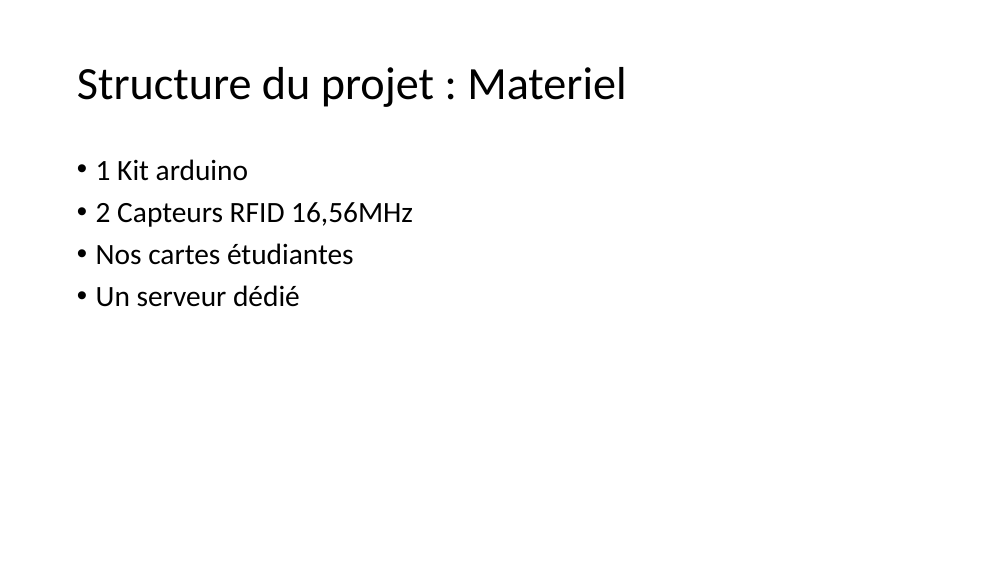
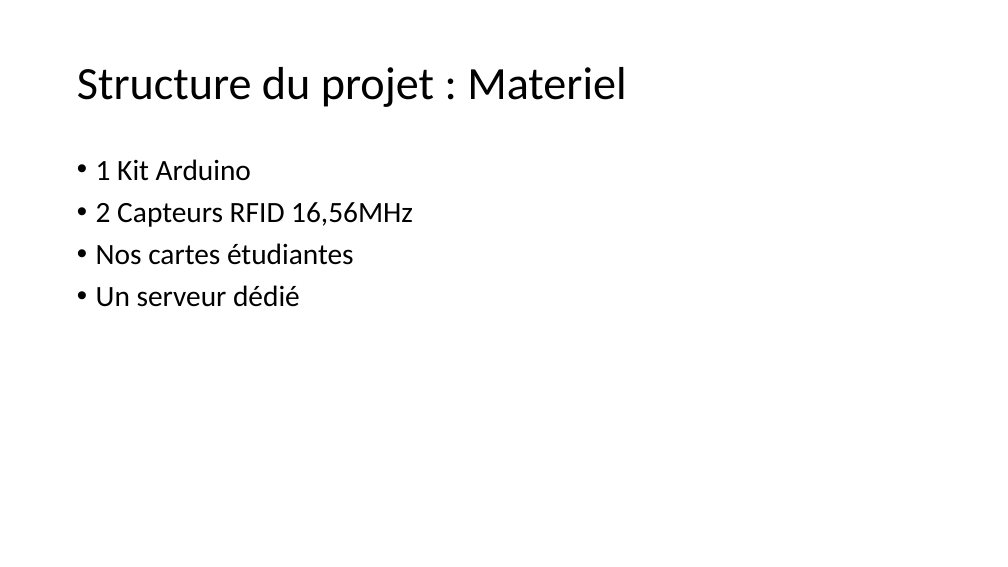
Before and after one commit to MazeWave/CSF-L1, a slide deck: slide 3 of Valuence Projet CSF – L1.pptx. Drawn at 1008x567 pixels with LibreOffice and Linux fonts; fonts in the diff are those of the drawing. Boxes give left, top, right and bottom in pixels: in the first picture for what was removed or moved away, otherwise in the second. Text is boxed around its words. In the diff, an @@ line names an element or a change of style, - is before the commit and + after.

Commit message:
Updated Powerpoint :wrench:

```diff
--- a/Valuence Projet CSF – L1.pptx
+++ b/Valuence Projet CSF – L1.pptx
@@ text at (96,159,251,181): text changed @@
-• 1 Kit arduino
+• 1 Kit Arduino
```
